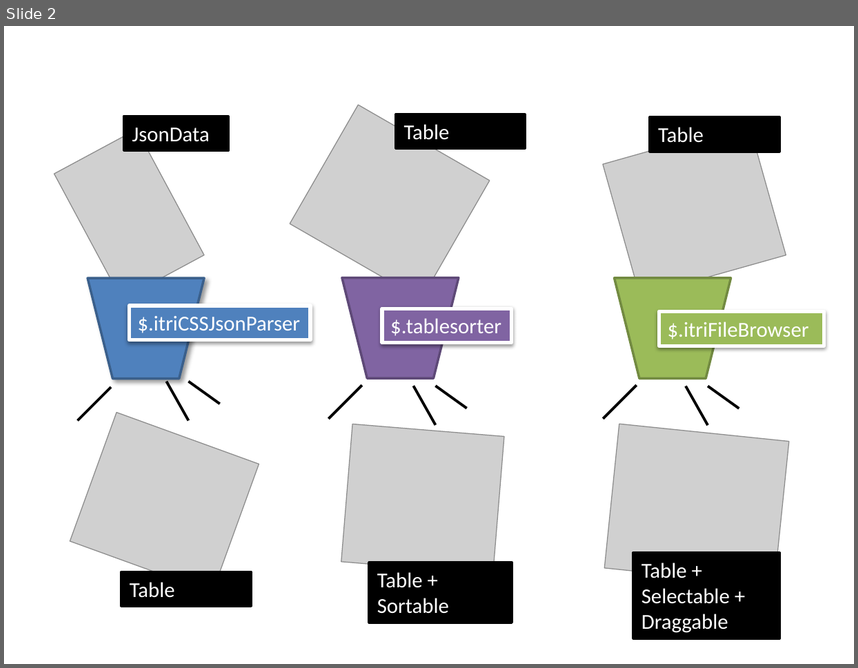
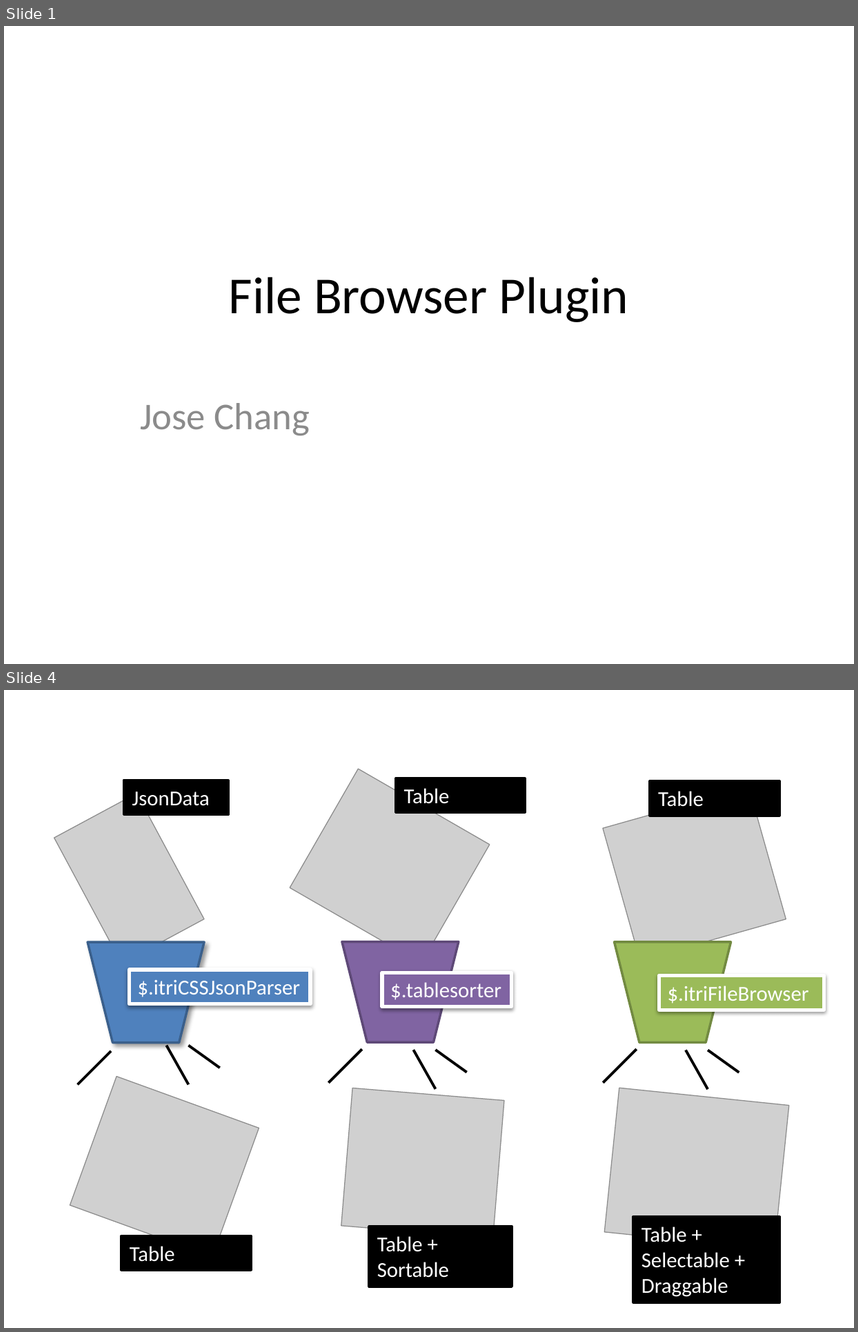
Before and after one commit to ggonzalez/caaweb, a slide deck: pages/itriFileBrowser/introduce.pptx. Shown one above the other, each under a label of ours: slide 2 before the commit, slides 1 and 4 after it; the slides between them are not shown. The pictures are 858x668 and 858x1332 pixels, drawn with LibreOffice and Linux fonts; fonts in the diff are those of the drawing; grey boxes stand for pictures. Boxes give left, top, right and bottom in pixels: in the first picture for what was removed or moved away, otherwise in the second. Text is boxed around its words. In the diff, an @@ line names an element or a change of style, - is before the commit and + after.

```diff
--- a/pages/itriFileBrowser/introduce.pptx
+++ b/pages/itriFileBrowser/introduce.pptx
@@ slide 1 added at (x1=4, y1=26, x2=854, y2=664), background #FFFFFF @@
@@ title added at (x1=229, y1=276, x2=629, y2=322), 44 pt, text #000000 @@
+File Browser Plugin
@@ subtitle added at (x1=140, y1=403, x2=310, y2=436), 32 pt, text #8C8C8C @@
+Jose Chang
@@ what was slide 2 is now slide 4 @@
```
Also in this commit, not shown: 3 other slides added, 1 slide removed, 1 other file.
